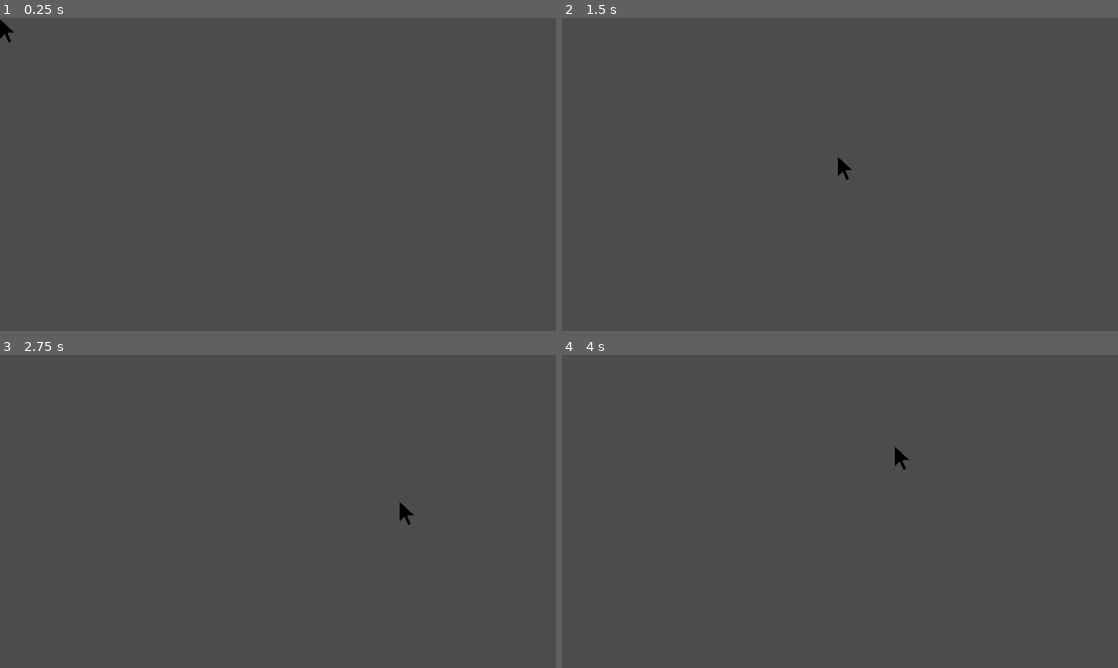
Above: before the commit, frames 1-4 (two rows, left to right).
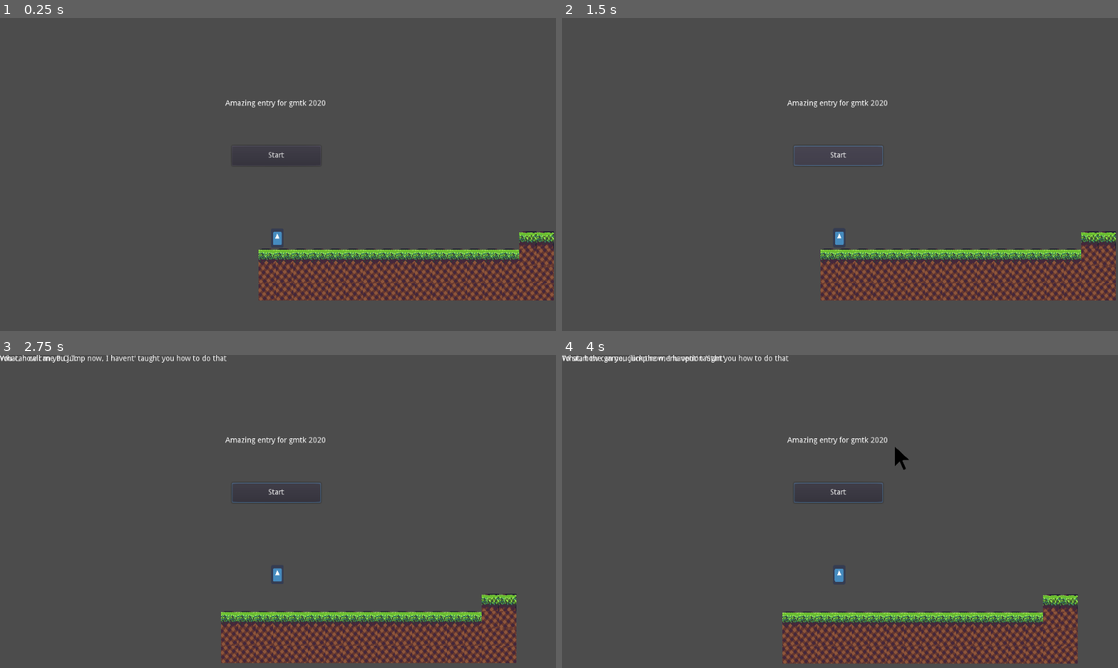
Above: after the commit, the same moments.

Repository: grunkgrunk/gmtk-2020
Game: Godot game, scene res://world.tscn
Same seed, same stepped clock (60 frames per second), same inputs: the game is played once before the commit and once after it. Before the commit the project starts from res://cursor.tscn. The engine's default icon, where the game draws it, is replaced by a stand-in: a white triangle on a blue panel in a dark square.
Inputs (mouse positions are in pixels of both pictures, inside the frame that each line leads up to):
- Up to frame 1 (0.25 s): no input
- Up to frame 2 (1.5 s): click (840, 155) at 0.5 s, where only the run after the commit has a clickable "Start"; click (840, 155) at 1.25 s, where only the run after the commit has a clickable "Start"
- Up to frame 3 (2.75 s): tap Enter (continue) at 2 s; move the mouse to (400, 502) at 2.02 s; hold Right (ui_right) from 2.03 s (still down); hold Enter (continue) from 2.03 s (still down); tap Up (ui_up) at 2.27 s
- Up to frame 4 (4 s): move the mouse to (728, 533) at 2.77 s; release Enter (continue) at 2.78 s; tap Enter (continue) at 2.85, 3.5 s; tap Up (ui_up) at 3.02 s; move the mouse to (895, 445) at 3.52 s; release Right (ui_right) at 3.53 s; hold Left (ui_left) from 3.53 s (still down); hold Enter (continue) from 3.53 s (still down)

The runs differ from the first frame. In frame 1, 9.3% of the frame differs, in the area x 0-100%, y 0-91%; in frame 2, 9.3%; in frame 3, 9.7%, in the area x 0-93%, y 0-99%; in frame 4, 9.6%.

Commit message:
kahsdsa

Diff:
--- a/game/project.godot
+++ b/game/project.godot
@@ -16,7 +16,7 @@
 [application]
 
 config/name="gmtk-2020"
-run/main_scene="res://cursor.tscn"
+run/main_scene="res://world.tscn"
 config/icon="res://icon.png"
 
 [input]
--- a/game/world.tscn
+++ b/game/world.tscn
@@ -6,7 +6,6 @@
 [ext_resource path="res://tut/tut.tscn" type="PackedScene" id=4]
 [ext_resource path="res://mainGame.gd" type="Script" id=5]
 [ext_resource path="res://mainGame.tscn" type="PackedScene" id=6]
-[ext_resource path="res://topdown.png" type="Texture" id=7]
 
 [node name="world" type="Node2D"]
 script = ExtResource( 3 )
@@ -17,13 +16,6 @@
 cursor_scn = ExtResource( 1 )
 
 [node name="ui" type="Control" parent="ui_layer"]
-[node name="topdown" type="Sprite" parent="."]
-visible = false
-position = Vector2( 521.835, 312.599 )
-scale = Vector2( 0.839917, 0.893587 )
-texture = ExtResource( 7 )
-
-[node name="ui" type="Control" parent="."]
 margin_right = 40.0
 margin_bottom = 40.0
 __meta__ = {
Not shown: 1 places in game/world.tscn that only renumber resources
